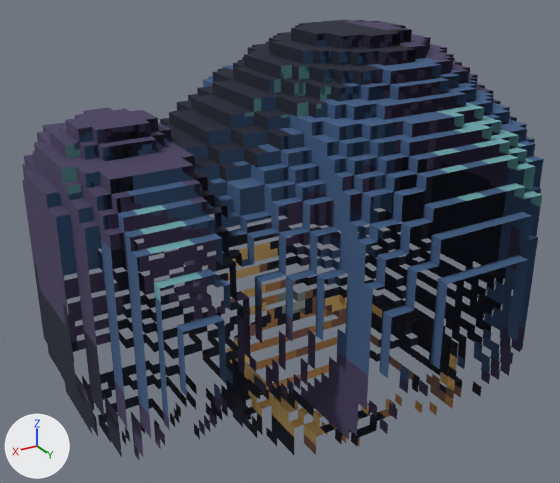
One commit to the glTF model balanca/public/voxel/canhao/corpo.glb: the scene before it, then after it.
The view is the same before and after, from a 50 mm camera at (38.2, 54.9, 46.2) aimed at (5.4, 0.1, 18.8). The axes (+X, +Y, +Z) are drawn at lower left. The lights are the same throughout. The picture after the commit comes second. Where no turn or scale is listed for an object, it has been applied to the vertices. Vertices at exactly the same position are counted once.
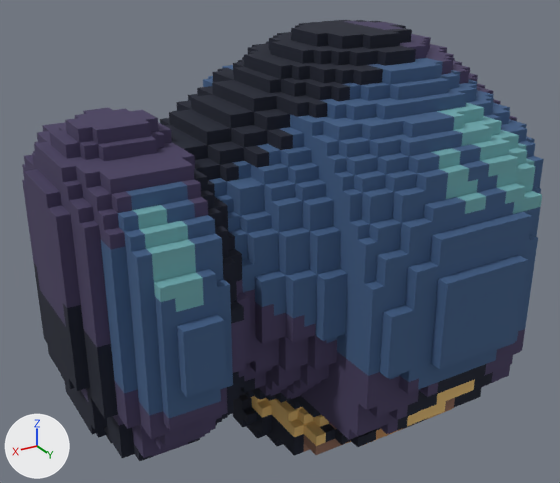
Boxes (x1, y1, x2, y2) around the edits, measured in the pictures (560 x 483 px):
'Mesh_0', reshaped: before (22, 20, 544, 460); after (22, 20, 544, 461)
part 1 of me_mesh_0, added (blue): after (67, 128, 542, 461)
part 2 of me_mesh_0, added (blue): after (227, 133, 304, 181)
part 3 of me_mesh_0, added: after (441, 61, 469, 84)
part 4 of me_mesh_0, added: after (339, 85, 361, 101)

What the commit changed:
me_mesh_0 is used by ob_mesh_0; location (-16.0, 19.0, 0.0).
me_mesh_0 had 3078 vertices, 3576 faces and spanned x 0.0..42.0, y -37.0..0.0, z 0.0..37.0.
me_mesh_0 now has 3264 vertices, 4574 faces and spans x 0.0..42.0, y -37.0..0.0, z 0.0..37.0.
me_mesh_0 part 1: 180 vertices added at x 1.0..41.0, y -15.0..-1.0, z 0.0..30.0.
me_mesh_0 part 2: 3 vertices added at x 25.0..29.0, y -12.0..-11.0, z 28.0..30.0.
me_mesh_0 part 3: 2 vertices added at x 9.0..11.0, y -11.0, z 33.0..34.0.
me_mesh_0 part 4: 1 vertex added at x 20.0, y -11.0, z 33.0.
